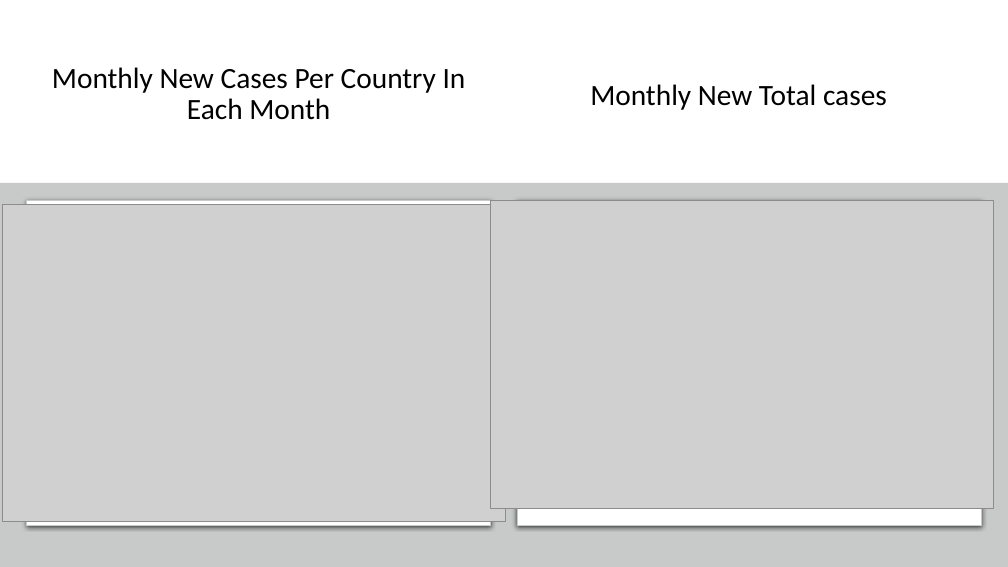
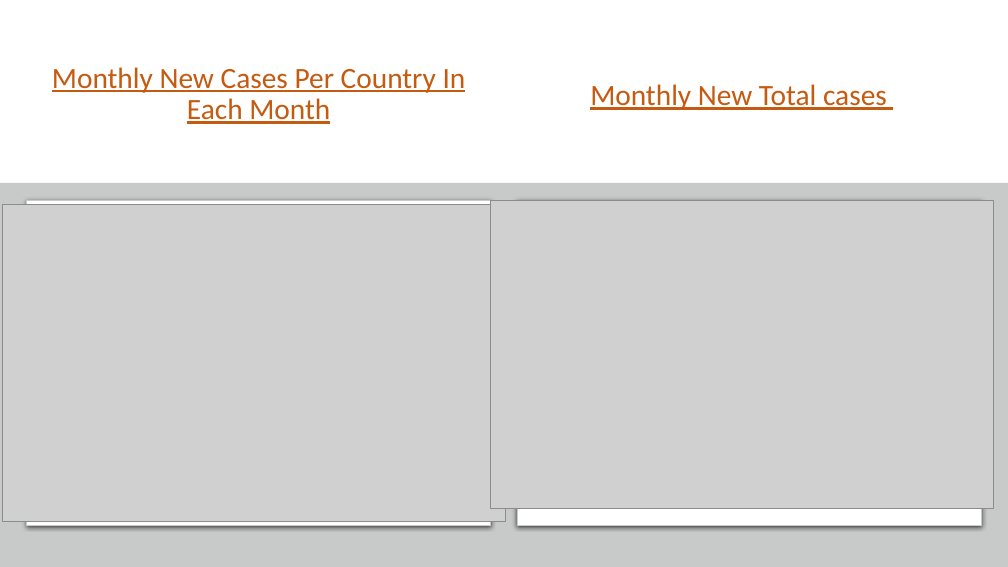
Before and after one commit to nithiyasuresh/Project-1-Covid-PolicyChangesAnalysis, a slide deck: slide 8 of Output/Policy_Changes.pptx. Drawn at 1008x567 pixels with LibreOffice and Linux fonts; fonts in the diff are those of the drawing; grey boxes stand for pictures. Boxes give left, top, right and bottom in pixels: in the first picture for what was removed or moved away, otherwise in the second. Text is boxed around its words. In the diff, an @@ line names an element or a change of style, - is before the commit and + after.

```diff
--- a/Output/Policy_Changes.pptx
+++ b/Output/Policy_Changes.pptx
@@ title "Monthly New Cases Per Country ..." at [52,67,466,124]: text colour #000000 to #C55A11, underline on @@
@@ text "Monthly New Total cases" at [590,84,887,110]: text colour #000000 to #C55A11, underline on @@
```
Also in this commit, not shown: 9 other slides changed, 2 other files.
